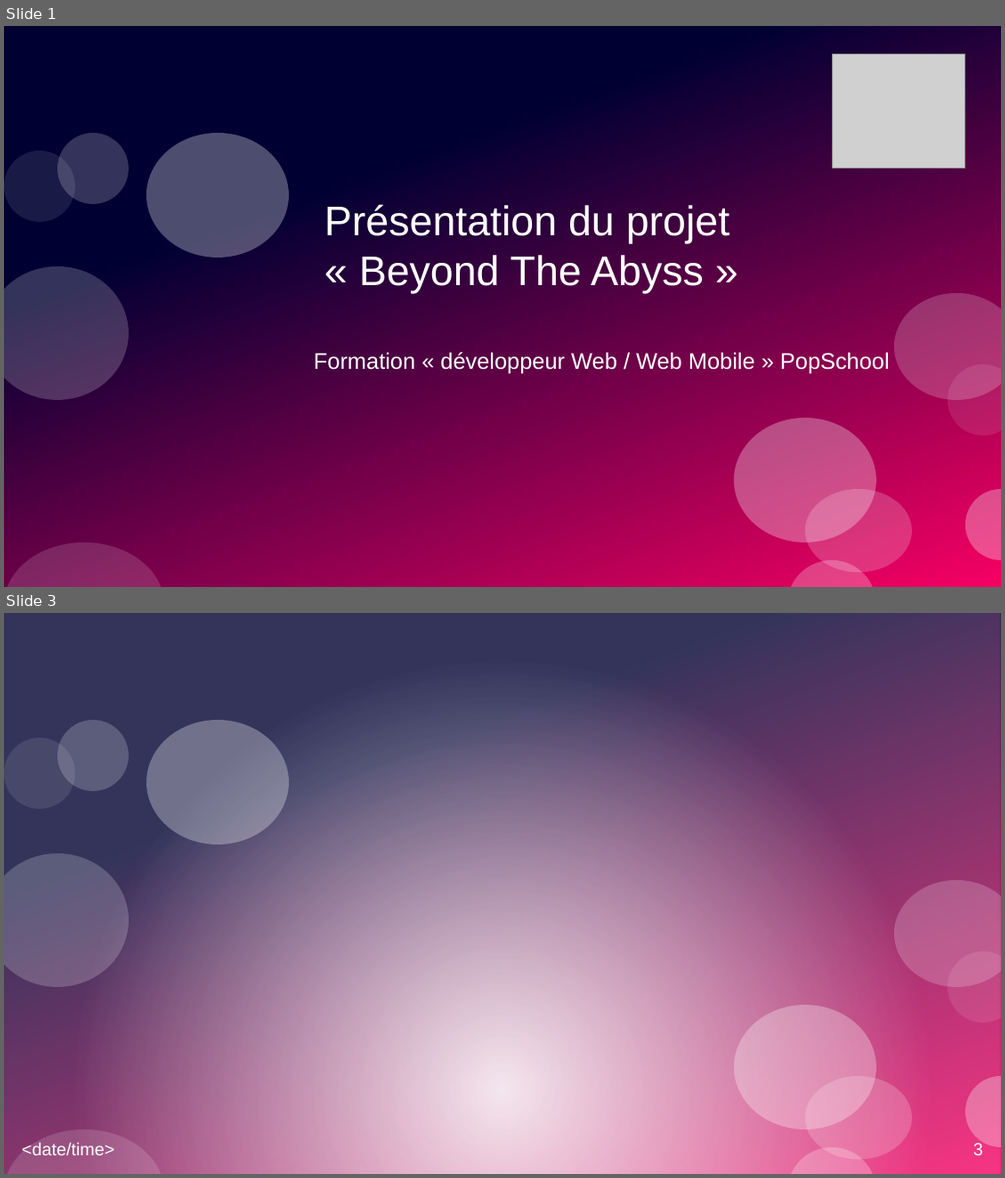
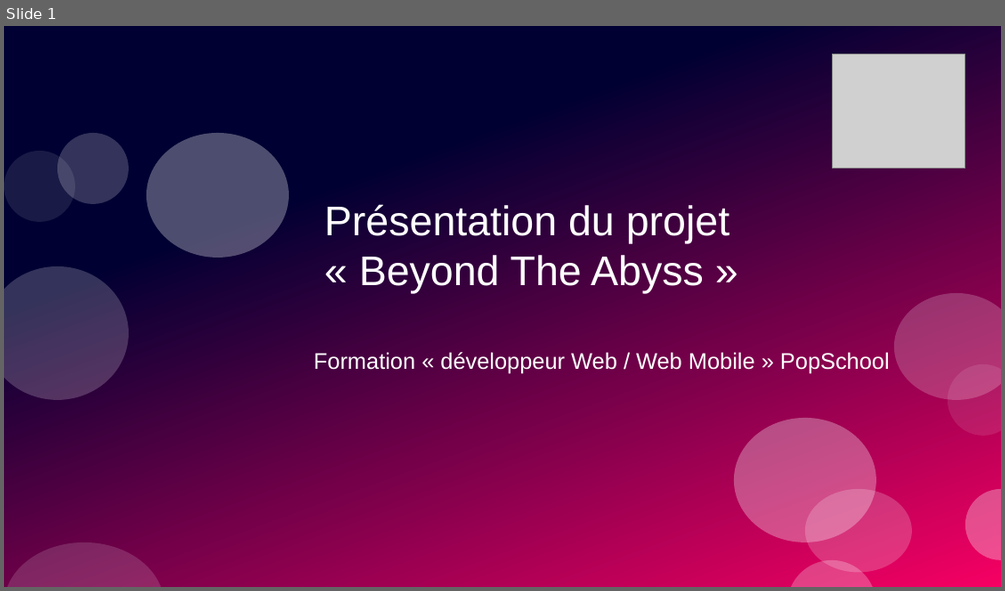
Before and after one commit to Khrystophe/Beyond-The-Abyss, a slide deck: Rapport/presentation.odp. Shown one above the other, each under a label of ours: slides 1 and 3 before the commit, slide 1 after it; the slides between them are not shown. The pictures are 1005x1178 and 1005x591 pixels, drawn with LibreOffice and Linux fonts; fonts in the diff are those of the drawing; grey boxes stand for pictures. Boxes give left, top, right and bottom in pixels: in the first picture for what was removed or moved away, otherwise in the second. Text is boxed around its words. In the diff, an @@ line names an element or a change of style, - is before the commit and + after.

```diff
--- a/Rapport/presentation.odp
+++ b/Rapport/presentation.odp
@@ slide 3 removed at (x1=4, y1=613, x2=1001, y2=1174), background #FFFFFF; not listed: 11 template elements that a slide beside it also shows @@
@@ rectangle removed at (x1=4, y1=613, x2=1001, y2=1174) @@
@@ ellipse removed at (x1=147, y1=720, x2=289, y2=844) @@
@@ text removed at (x1=22, y1=1142, x2=114, y2=1155) @@
-<date/time>
@@ page number removed at (x1=973, y1=1143, x2=983, y2=1155) @@
-3
```
Also in this commit, not shown: 43 slides added, 2 other slides removed.
